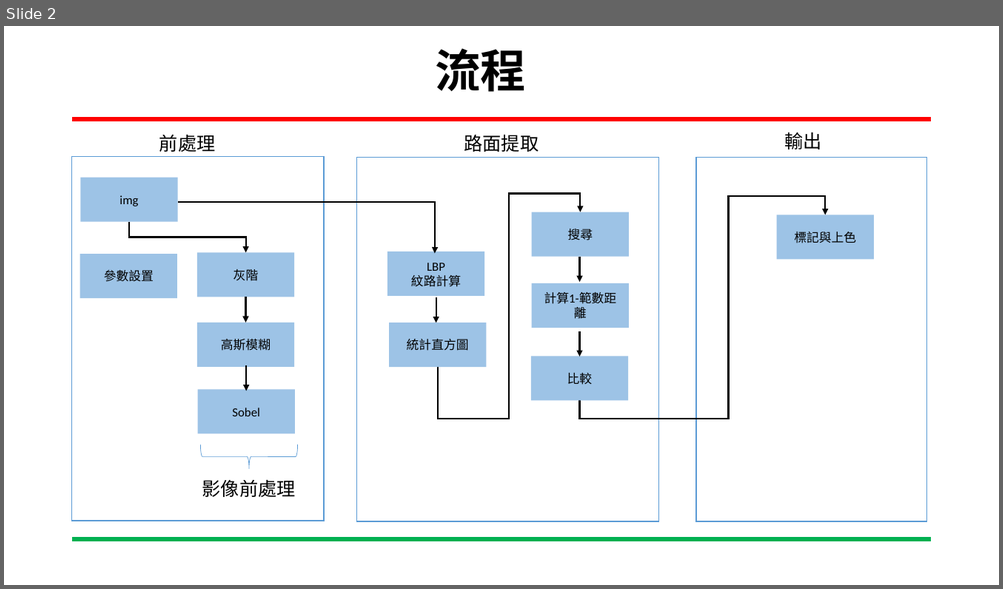
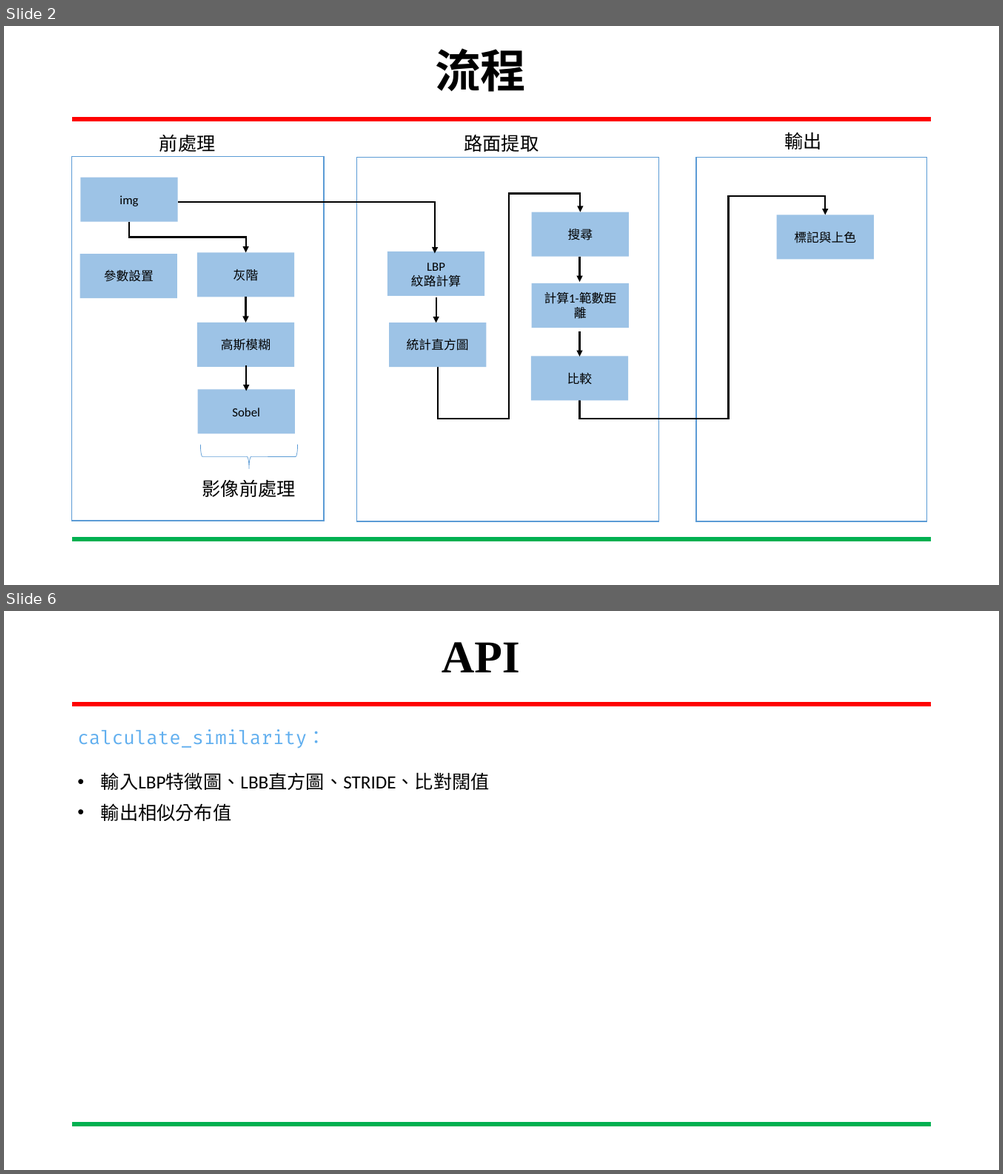
Before and after one commit to CCH147/113embedded-image, a slide deck: 嵌入式影像處理_1107.pptx. Shown one above the other, each under a label of ours: slide 2 before the commit, slides 2 and 6 after it; the slides between them are not shown. The pictures are 1003x589 and 1003x1174 pixels, drawn with LibreOffice and Linux fonts; fonts in the diff are those of the drawing; background and template pictures are left out. Boxes give left, top, right and bottom in pixels: in the first picture for what was removed or moved away, otherwise in the second. Text is boxed around its words. In the diff, an @@ line names an element or a change of style, - is before the commit and + after.

```diff
--- a/嵌入式影像處理_1107.pptx
+++ b/嵌入式影像處理_1107.pptx
@@ slide 6 added at [4, 611, 999, 1170], background #FFFFFF; not listed: 2 template elements that a slide beside it also shows @@
@@ title added at [441, 642, 520, 672], 44 pt, text #000000, bold @@
+API
@@ text added at [77, 729, 489, 790], 18 pt, text #000000 @@
+calculate_similarity：
+• 輸入LBP特徵圖、LBB直方圖、STRIDE、比對闊值
@@ text added at [101, 803, 231, 821], 18 pt, text #000000 @@
+• 輸出相似分布值
```
Also in this commit, not shown: 3 slides changed, 2 other slides added, 4 slides removed.
